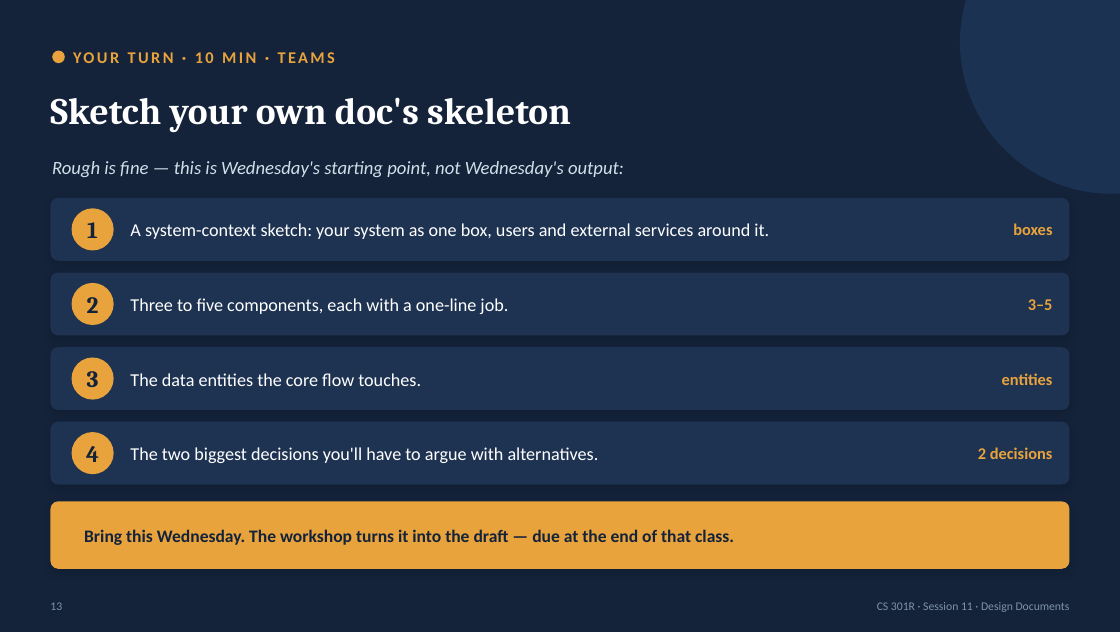
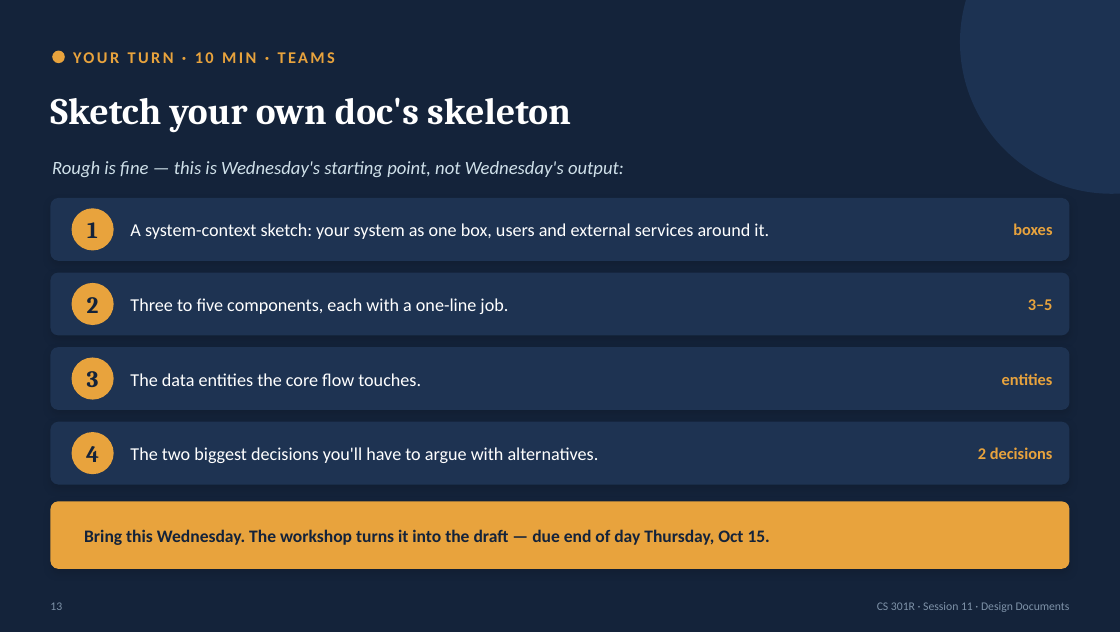
Before and after one commit to BYU-CS-Course-Ops/CS380, a slide deck: slide 13 of canvas_material/lectures/powerpoint/Session11-DesignDocs.pptx. Drawn at 1120x632 pixels with LibreOffice and Linux fonts; fonts in the diff are those of the drawing. Boxes give left, top, right and bottom in pixels: in the first picture for what was removed or moved away, otherwise in the second. Text is boxed around its words. In the diff, an @@ line names an element or a change of style, - is before the commit and + after.

```diff
--- a/canvas_material/lectures/powerpoint/Session11-DesignDocs.pptx
+++ b/canvas_material/lectures/powerpoint/Session11-DesignDocs.pptx
@@ text at (84,529,770,545): text changed @@
-Bring this Wednesday. The workshop turns it into the draft — due at the end of that class.
+Bring this Wednesday. The workshop turns it into the draft — due end of day Thursday, Oct 15.
```
Also in this commit, not shown: 2 other slides changed, 36 other files.
